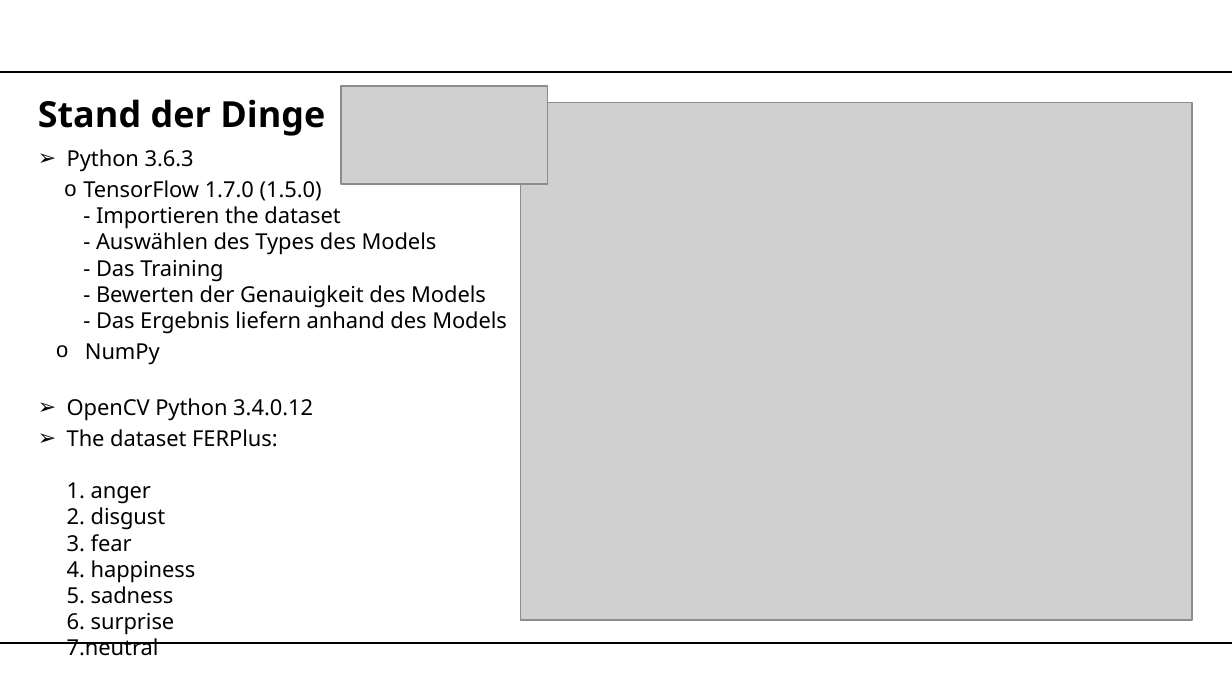
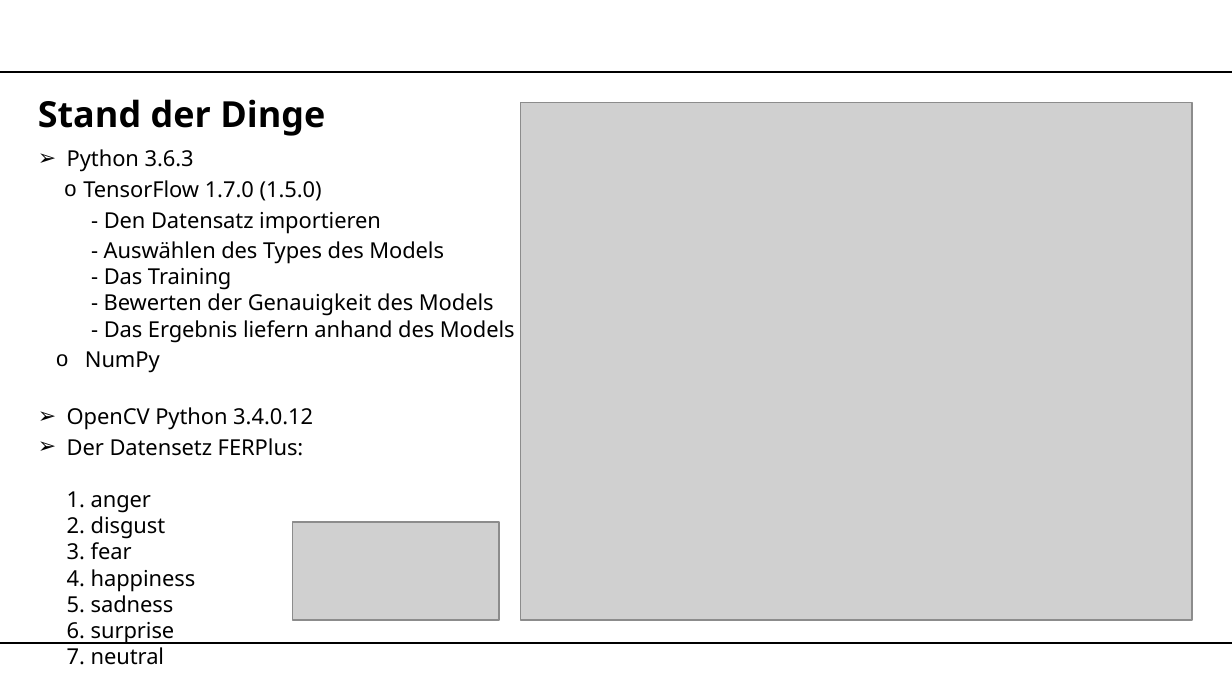
Before and after one commit to Eleanor1702/EmotionRecognition, a slide deck: slide 12 of documents/Präsentation/P2Präsentation.pptx. Drawn at 1232x693 pixels with LibreOffice and Linux fonts; fonts in the diff are those of the drawing; grey boxes stand for pictures; background and template pictures are left out. Boxes give left, top, right and bottom in pixels: in the first picture for what was removed or moved away, otherwise in the second. Text is boxed around its words. In the diff, an @@ line names an element or a change of style, - is before the commit and + after.

```diff
--- a/documents/Präsentation/P2Präsentation.pptx
+++ b/documents/Präsentation/P2Präsentation.pptx
@@ picture removed at (341,86,548,185) @@
@@ text at (83,180,515,343): text changed @@
-  o TensorFlow 1.7.0 (1.5.0)
-    - Importieren the dataset
-    - Auswählen des Types des Models
-    - Das Training
-    - Bewerten der Genauigkeit des Models
-    - Das Ergebnis liefern anhand des Models
+  o TensorFlow 1.7.0 (1.5.0)
+    - Den Datensatz importieren
+    - Auswählen des Types des Models
+    - Das Training
+    - Bewerten der Genauigkeit des Models
+    - Das Ergebnis liefern anhand des Models
@@ text at (67,438,304,613): text changed @@
-➢ The dataset FERPlus:
-  1. anger
-  2. disgust
-  3. fear
-  4. happiness
-  5. sadness
-  6. surprise
-  7.neutral
+➢ Der Datensetz FERPlus:
+  1. anger
+  2. disgust
+  3. fear
+  4. happiness
+  5. sadness
+  6. surprise
+  7. neutral
@@ picture added at (293,522,500,621) @@
```
Also in this commit, not shown: 1 other slide changed, 1 slide added, 1 slide removed.
